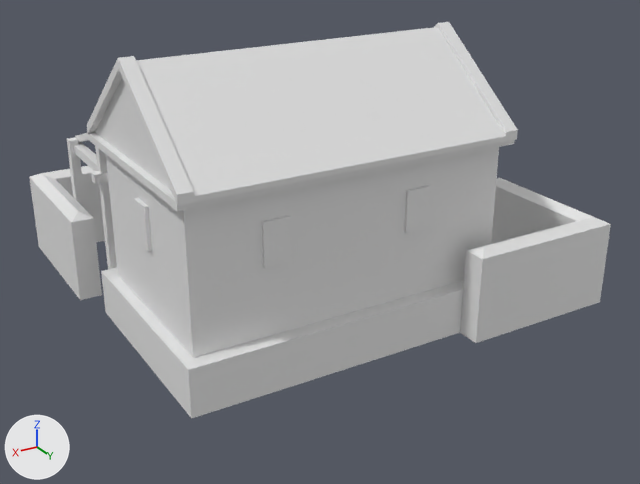
The COLLADA model art/meshes/structural/cyrene/farmstead.dae: old version first, new version second.
One viewpoint serves both versions: a 50 mm lens placed at (15.6, 27.9, 13.4), pointed at (0.2, 2.3, 0.6). Lighting does not change. The marker at lower left points along +X, +Y and +Z. The older version comes first.

The first picture shows 'farmstead'.
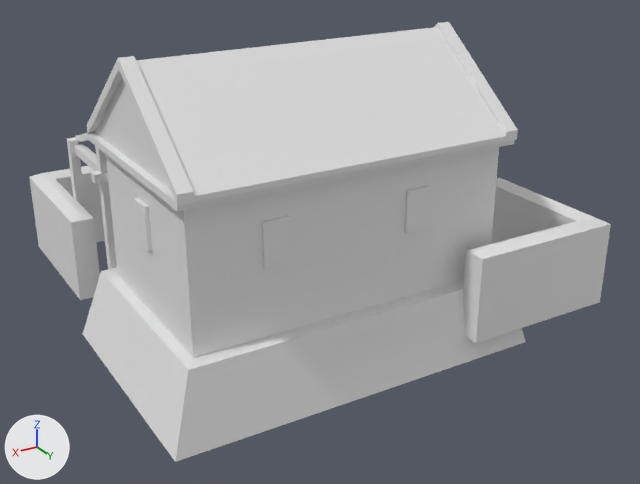
Boxes (x1, y1, x2, y2) around the edits, measured in the pictures (640 x 484 px):
'farmstead', reshaped (11% taller)
    before: (29, 22, 611, 418)
    after: (29, 22, 611, 462)
part 1 of me_cubo_4548, built on
    before: (101, 271, 464, 418)
    after: (83, 271, 526, 462)

The change in detail:
me_cubo_4548 is used by ob_farmstead; location (0.0, 0.0, 0.0).
me_cubo_4548 had 463 vertices, 704 faces and spanned x -7.7..8.3, y -6.8..8.6, z -1.2..8.4.
me_cubo_4548 now has 471 vertices, 700 faces and spans x -7.7..8.5, y -6.8..8.6, z -2.1..8.4.
Part 1, on me_cubo_4548:
8 faces are deleted.
4 vertices move from x -3.8..7.8, y 0.3..7.8, z -1.2 to x -4.6..8.5, y -0.2..8.3, z -2.1.
8 vertices are added at x -7.4..2.2, y -6.2..2.9, z 0.0..1.8.
4 new faces join them.
